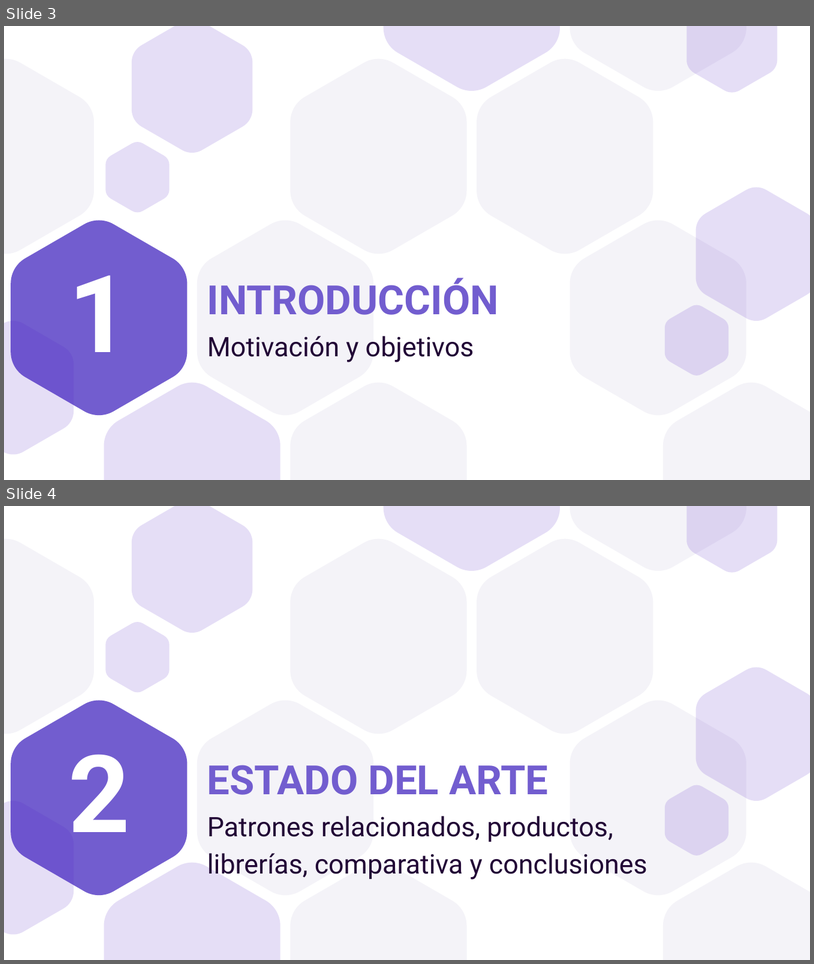
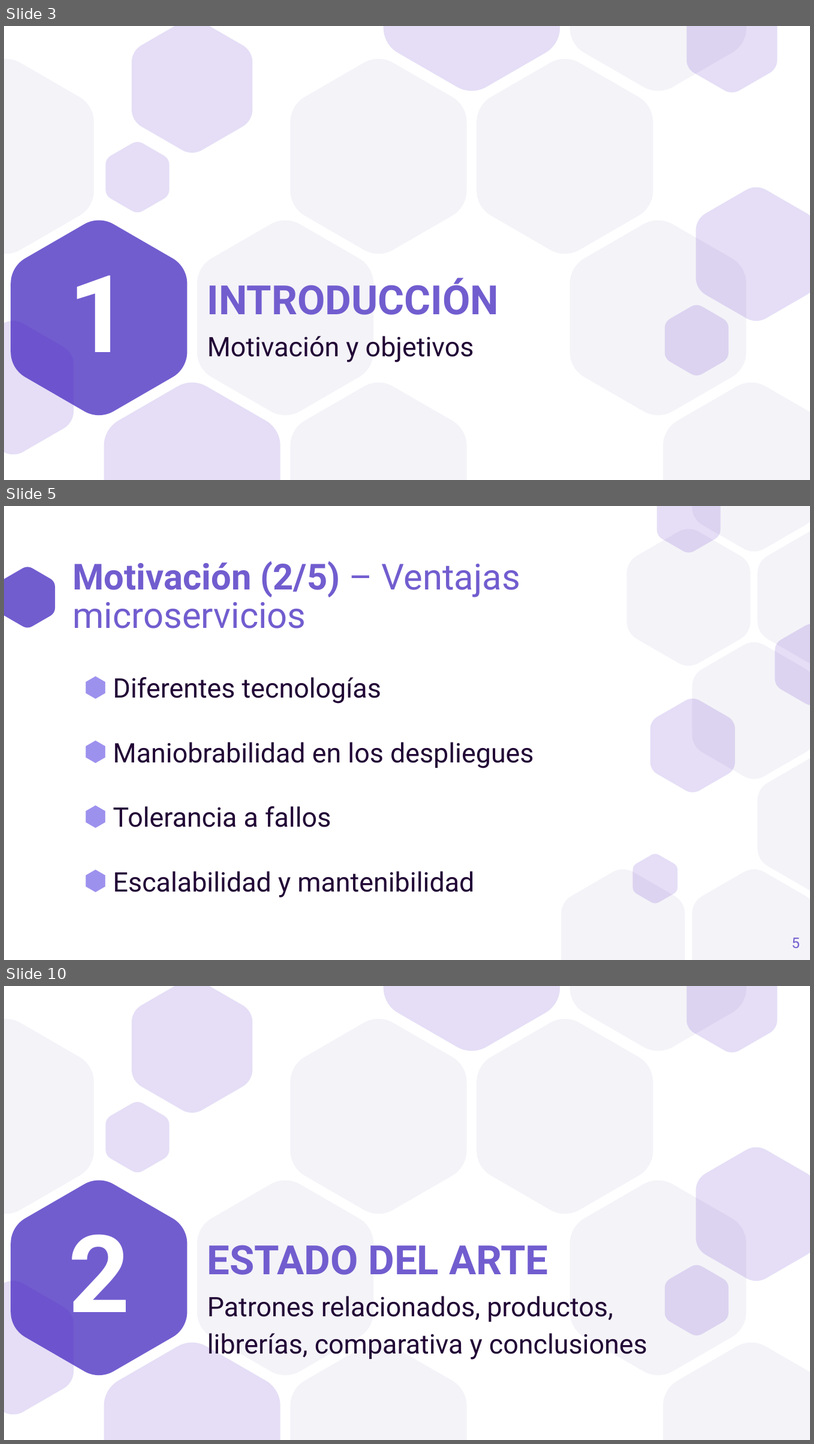
Before and after one commit to a1ex9788/TFG, a slide deck: TFG_AlejandroCarrion.pptx. Shown one above the other, each under a label of ours: slides 3 and 4 before the commit, slides 3, 5 and 10 after it; the slides between them are not shown. The pictures are 814x964 and 814x1444 pixels, drawn with LibreOffice and Linux fonts; fonts in the diff are those of the drawing. Boxes give left, top, right and bottom in pixels: in the first picture for what was removed or moved away, otherwise in the second. Text is boxed around its words. In the diff, an @@ line names an element or a change of style, - is before the commit and + after.

Commit message:
Introducción, Estado del arte y Tecnología.

```diff
--- a/TFG_AlejandroCarrion.pptx
+++ b/TFG_AlejandroCarrion.pptx
@@ slide 5 added at (4, 506, 810, 960), background #FFFFFF @@
@@ freeform shape added at (4, 567, 55, 627), fill #725DCF @@
@@ title added at (73, 561, 521, 628), 32 pt, text #725DCF @@
+Motivación (2/5) – Ventajas microservicios
@@ text added at (113, 677, 534, 897), 24 pt, text #210635 @@
+⬢ Diferentes tecnologías
+⬢ Maniobrabilidad en los despliegues
+⬢ Tolerancia a fallos
+⬢ Escalabilidad y mantenibilidad
@@ group added at (561, 506, 810, 959): 11 freeform shapes @@
@@ page number added at (792, 937, 800, 948), 13 pt, text #725DCF @@
+5
@@ what was slide 4 is now slide 10 @@
```
Also in this commit, not shown: 5 slides changed, 14 other slides added, 1 slide removed.
